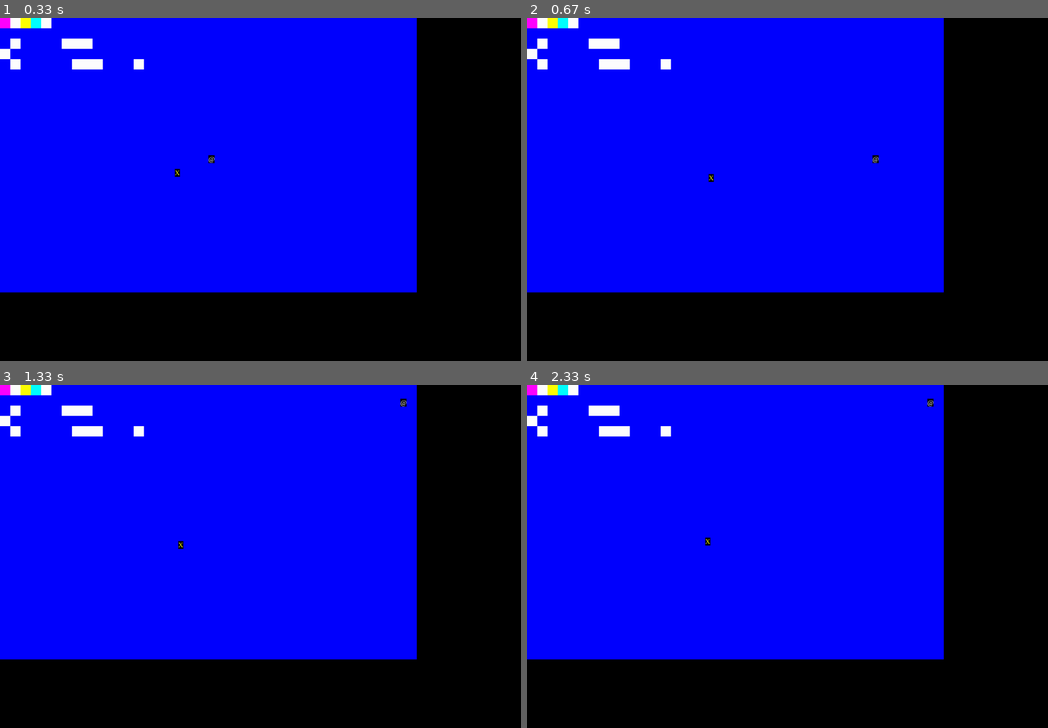
Above: before the commit, frames 1-4 (two rows, left to right).
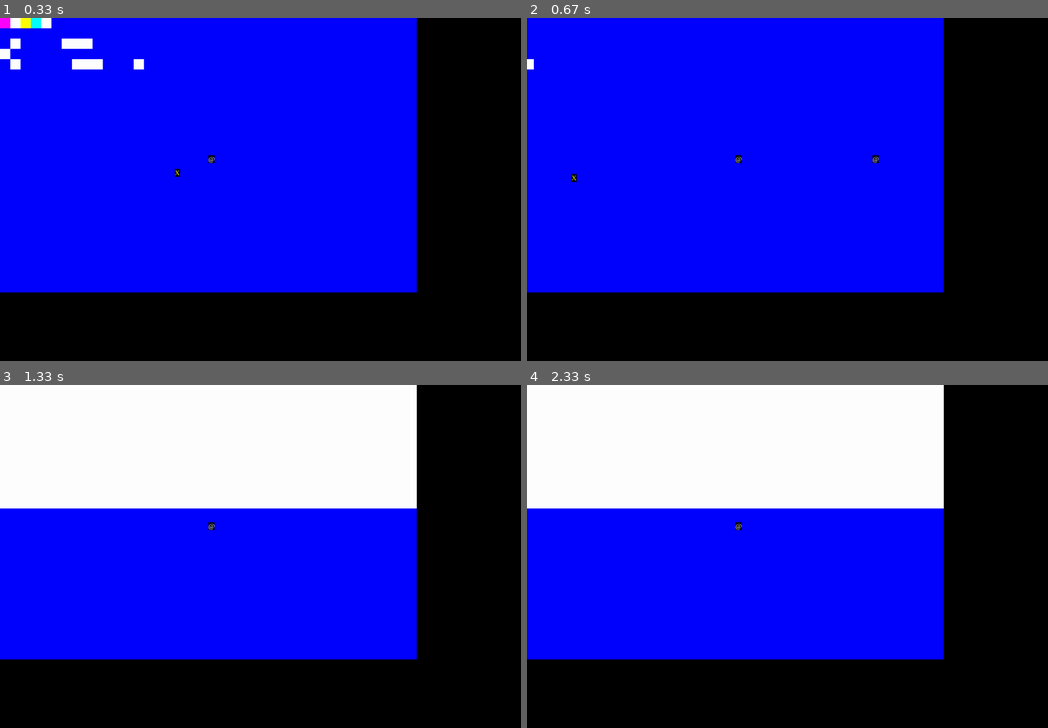
Above: after the commit, the same moments.

Repository: jankozuchowski/pygamengine
Game: pygame game, started from game.py
Same seed, same stepped clock (60 frames per second), same inputs: the game is played once before the commit and once after it.
Inputs:
- Up to frame 1 (0.33 s): no input
- Up to frame 2 (0.67 s): hold Right from 0.33 s (still down)
- Up to frame 3 (1.33 s): release Right at 0.8 s; hold Up 0.83-1.13 s
- Up to frame 4 (2.33 s): tap Esc at 1.67 s; tap Enter at 2 s

Frame 1 is identical in both runs. In frame 2, 1.1% of the frame differs, in the area x 0-42%, y 0-48%; in frame 3, 28%, in the area x 0-81%, y 0-48%; in frame 4, 28%.

Commit message:
Implemented scrolling board.

Diff:
--- a/actions/massdraw.py
+++ b/actions/massdraw.py
@@ -30,3 +30,9 @@
         self._draw_background()
         self._draw_entities(self.parent.sprites_without_collision)
         self._draw_entities(self.parent.sprites)
+
+    def _draw_entities(self, entity_group):
+        for entity in entity_group:
+            if hasattr(entity, 'draw'):
+                entity.draw.execute()
+            self.parent.surface.blit(*entity.draw_arguments)
--- a/canvases/board.py
+++ b/canvases/board.py
@@ -1,3 +1,4 @@
+import pygame
 from sprites.npc import Npc
 from sprites.player import Player
 from settings.sprites.npc import Settings as NpcSettings
@@ -6,6 +7,7 @@
 from actions.loadmap import LoadMap
 from maps.first_week import first_week
 from canvases.basecanvas import BaseCanvas
+from actions.massdraw import CanvasMassDraw
 from actions.massupdate import CanvasMassUpdate
 
 
@@ -34,8 +36,60 @@
         self.loadMap = LoadMap(LoadMapSettings(), self)
         self.loadMap.load(first_week)
         self.update = BoardUpdater(self)
+        self.player_name = 'player'
+        self.draw = BoardDrawer(self)
+
+    @property
+    def player_sprite(self):
+        for sprite in self.sprites:
+            if hasattr(sprite, 'name'):
+                if sprite.name == self.player_name:
+                    return sprite
 
 
 class BoardUpdater(CanvasMassUpdate):
     def execute(self):
         super().execute()
+
+
+class BoardDrawer(CanvasMassDraw):
+    def execute(self):
+        super().execute()
+        self._scroll_surface()
+
+    def _scroll_surface(self):
+        player_pos = self.parent.player_sprite.position
+        parent_pos = self.parent.position
+        scrollx = (parent_pos[2] / 2) - player_pos[0]
+        scrolly = (parent_pos[3] / 2) - player_pos[1]
+        self.parent.surface.scroll(int(scrollx), int(scrolly))
+        self._overwrite_scrolling_remainders(scrollx, scrolly)
+
+    def _overwrite_scrolling_remainders(self, scrollx, scrolly):
+        surface = self.parent.surface
+        parent_pos = self.parent.position
+        # bg_color = self.parent.settings.bg_color
+        bg_color = (255, 255, 255)
+        xrect = None
+        yrect = None
+        if scrollx >= 0:
+            xrect = pygame.Rect(0, 0, scrollx, parent_pos[3])
+        if scrollx < 0:
+            xrect = pygame.Rect(
+                    parent_pos[2],
+                    0,
+                    scrollx,
+                    parent_pos[3],
+                    )
+        if scrolly >= 0:
+            yrect = pygame.Rect(0, 0, parent_pos[2], scrolly)
+        if scrolly < 0:
+            yrect = pygame.Rect(
+                    0,
+                    parent_pos[3],
+                    parent_pos[2],
+                    scrolly,
+                    )
+        print(yrect)
+        pygame.draw.rect(surface, bg_color, xrect)
+        pygame.draw.rect(surface, bg_color, yrect)
--- a/sprites/player.py
+++ b/sprites/player.py
@@ -24,6 +24,7 @@
                 )
         self.input = PlayerCharacterInput(self)
         self.facing_direction = []
+        self.name = 'player'
 
     def stop_action(self, key):
         for action in self.playerActions:
